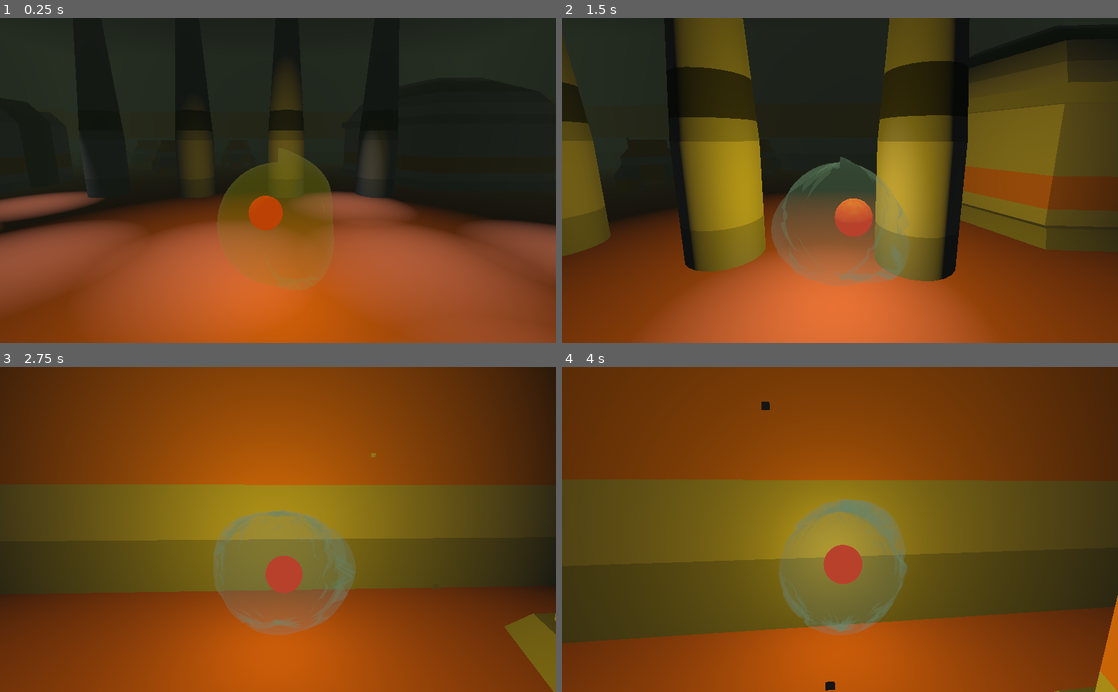
Above: before the commit, frames 1-4 (two rows, left to right).
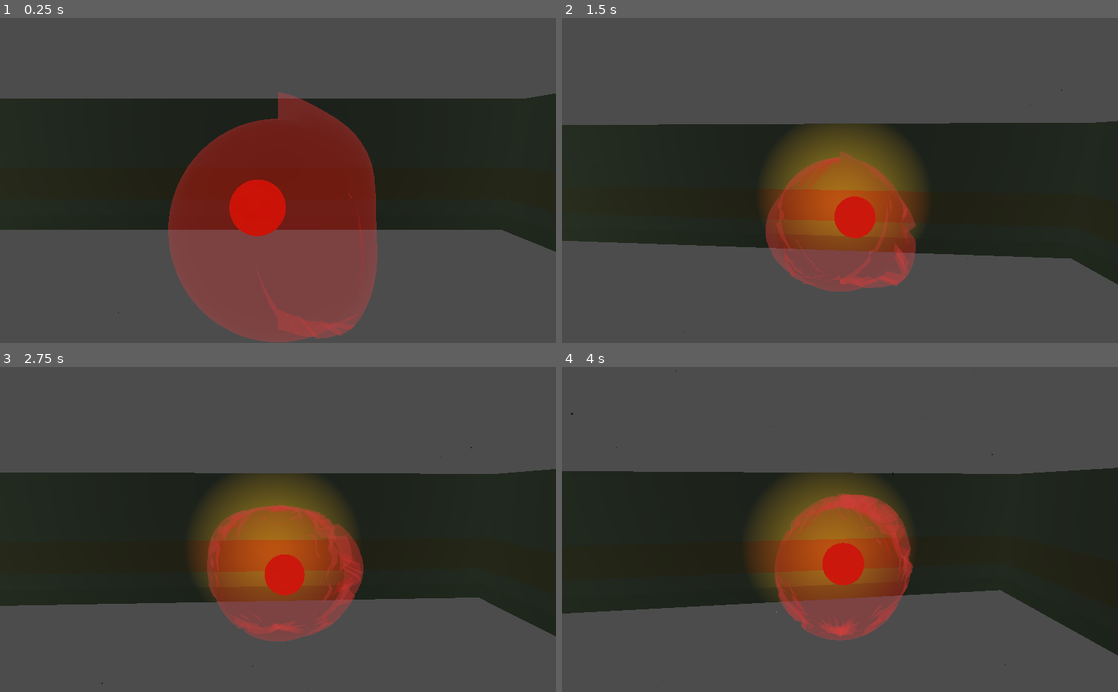
Above: after the commit, the same moments.

Repository: TheCubeOfFire/GGJ2022-Codename-OmeletteDuFromage
Game: Godot game, scene res://assets/level/level_1_tunnel.tscn
Same seed, same stepped clock (60 frames per second), same inputs: the game is played once before the commit and once after it. This scene is started directly instead of the project's main scene.
Inputs (mouse positions are in pixels of both pictures, inside the frame that each line leads up to):
- Up to frame 1 (0.25 s): no input
- Up to frame 2 (1.5 s): move the mouse to (867, 180) at 0.52 s; click (867, 180) at 0.6 s; move the mouse to (812, 180) at 1.27 s; click (812, 180) at 1.35 s
- Up to frame 3 (2.75 s): move the mouse to (289, 523) at 2.02 s; click (289, 523) at 2.1 s
- Up to frame 4 (4 s): move the mouse to (834, 536) at 2.77 s; click (834, 536) at 2.85 s; move the mouse to (878, 532) at 3.52 s; click (878, 532) at 3.6 s

The runs differ from the first frame. In frame 1, 74% of the frame differs, in the area x 0-100%, y 0-100%; in frame 2, 92%; in frame 3, 96%; in frame 4, 98%.
Error after the commit: Parse Error: Unique global class "HUD" already exists at path: res://Assets/ui/hud.gd (res://assets/ui/hud.gd:3)

Commit message:
updated level1 with walls

Diff:
--- a/assets/level/level_1_tunnel.tscn
+++ b/assets/level/level_1_tunnel.tscn
@@ -17,9 +17,9 @@
 [ext_resource path="res://assets/objects/light/flickering_light.gd" type="Script" id=15]
 [ext_resource path="res://assets/objects/light/flicker_light_1.tres" type="Curve" id=16]
 [ext_resource path="res://assets/music/Menu_project.wav" type="AudioStream" id=17]
-[ext_resource path="res://assets/game_mode/game_mode_main_menu.gd" type="Script" id=18]
-[ext_resource path="res://assets/player/player.tscn" type="PackedScene" id=19]
+[ext_resource path="res://assets/game_mode/game_mode_in_game.tscn" type="PackedScene" id=19]
 [ext_resource path="res://assets/objects/meshes/barrels.tscn" type="PackedScene" id=20]
+[ext_resource path="res://assets/objectives/end_level_trigger.tscn" type="PackedScene" id=21]
 
 [sub_resource type="SpatialMaterial" id=3]
 params_cull_mode = 2
@@ -36,9 +36,9 @@
 fog_depth_curve = 0.732043
 
 [node name="MainMenuRoot" type="Spatial"]
-script = ExtResource( 18 )
 
 [node name="props" type="Spatial" parent="."]
+visible = false
 
 [node name="alien" parent="props" instance=ExtResource( 5 )]
 transform = Transform( 0.937955, 0, 0.346756, 0, 1, 0, -0.346756, 0, 0.937955, -3.42298, 0, 2.08614 )
@@ -116,24 +116,9 @@
 
 [node name="building" type="Spatial" parent="."]
 
-[node name="corridor_wall5" parent="building" instance=ExtResource( 8 )]
-transform = Transform( 3, 0, 0, 0, 3.2, 0, 0, 0, 10.2, 5, 0, 0 )
-skeleton = NodePath("")
-
-[node name="corridor_wall6" parent="building" instance=ExtResource( 8 )]
-transform = Transform( 3, 0, 0, 0, 3.2, 0, 0, 0, 10.2, -5, 0, 0 )
-skeleton = NodePath("")
-
-[node name="corridor_wall7" parent="building" instance=ExtResource( 8 )]
-transform = Transform( -4.88762e-07, 0, -10.2, 0, 3.2, 0, 3, 0, -1.66179e-06, 0, 0, -5 )
-skeleton = NodePath("../..")
-
-[node name="corridor_wall8" parent="building" instance=ExtResource( 8 )]
-transform = Transform( -4.88762e-07, 0, -10.2, 0, 3.2, 0, 3, 0, -1.66179e-06, 0, 0, 5 )
-skeleton = NodePath("../..")
-
 [node name="roof2" parent="building" instance=ExtResource( 12 )]
 transform = Transform( 10, 0, 0, 0, 1, 0, 0, 0, 10, 0, 2.50463, 0 )
+visible = false
 
 [node name="lights" type="Spatial" parent="building/roof2"]
 transform = Transform( 0.1, 0, 0, 0, 1, 0, 0, 0, 0.1, 0, -2.50463, 0 )
@@ -350,6 +335,55 @@
 
 [node name="terrain2" parent="building" instance=ExtResource( 1 )]
 transform = Transform( 10, 0, 0, 0, 1, 0, 0, 0, 10, 0, 0, 0 )
+visible = false
+
+[node name="Section1" type="Spatial" parent="building"]
+
+[node name="corridor_wall5" parent="building/Section1" instance=ExtResource( 8 )]
+transform = Transform( 3, 0, 0, 0, 3.2, 0, 0, 0, 67.6483, 2.391, 0, -28.977 )
+skeleton = NodePath("")
+
+[node name="corridor_wall6" parent="building/Section1" instance=ExtResource( 8 )]
+transform = Transform( 3, 0, 0, 0, 3.2, 0, 0, 0, 72.3393, -2.391, 0, -31.318 )
+skeleton = NodePath("")
+
+[node name="corridor_wall7" parent="building/Section1" instance=ExtResource( 8 )]
+transform = Transform( -3.76261e-08, 0, 5.00199, 0, 3.2, 0, -3, 0, -7.62016e-07, 0, 0, 4.70449 )
+skeleton = NodePath("")
+
+[node name="Section2" type="Spatial" parent="building"]
+
+[node name="corridor_wall5" parent="building/Section2" instance=ExtResource( 8 )]
+transform = Transform( -1.31134e-07, 0, 63.4158, 0, 3.2, 0, -3, 0, -2.77199e-06, 33.941, 0, -62.956 )
+skeleton = NodePath("")
+
+[node name="corridor_wall6" parent="building/Section2" instance=ExtResource( 8 )]
+transform = Transform( -1.31134e-07, 0, 72.3393, 0, 3.2, 0, -3, 0, -3.16205e-06, 33.626, 0, -67.639 )
+skeleton = NodePath("")
+
+[node name="Section3" type="Spatial" parent="building"]
+
+[node name="corridor_wall6" parent="building/Section3" instance=ExtResource( 8 )]
+transform = Transform( 3, 0, 0, 0, 3.2, 0, 0, 0, 72.3393, 65.5, 0, -26.636 )
+skeleton = NodePath("")
+
+[node name="corridor_wall5" parent="building/Section3" instance=ExtResource( 8 )]
+transform = Transform( 3, 0, 0, 0, 3.2, 0, 0, 0, 67.6483, 69.946, 0, -33.965 )
+skeleton = NodePath("")
+
+[node name="Section4" type="Spatial" parent="building"]
+
+[node name="corridor_wall7" parent="building/Section4" instance=ExtResource( 8 )]
+transform = Transform( 2.02255, 0, 48.1197, 0, 3.051, 0, -2.02255, 0, 48.1197, 89.511, 0, 33.494 )
+skeleton = NodePath("")
+
+[node name="corridor_wall8" parent="building/Section4" instance=ExtResource( 8 )]
+transform = Transform( 2.12132, 0, 51.1516, 0, 3.2, 0, -2.12132, 0, 51.1516, 95.478, 0, 25.33 )
+skeleton = NodePath("")
+
+[node name="corridor_wall9" parent="building/Section4" instance=ExtResource( 8 )]
+transform = Transform( 2.08028, 0, -7.40422, 0, 3.2, 0, 2.16158, 0, 7.12574, 116.652, 0, 53.5222 )
+skeleton = NodePath("")
 
 [node name="particle_dust" type="CPUParticles" parent="."]
 transform = Transform( 1, 0, 0, 0, 1, 0, 0, 0, 1, 0, 0.0245711, 0 )
@@ -375,5 +409,12 @@
 stream = ExtResource( 17 )
 autoplay = true
 
-[node name="Player" parent="." instance=ExtResource( 19 )]
-transform = Transform( 0.2, 0, 0, 0, 0.2, 0, 0, 0, 0.2, 0.3302, 0.335041, 0.389998 )
+[node name="GameModeInGame" parent="." instance=ExtResource( 19 )]
+player_start_path = NodePath("Start")
+end_level_path = NodePath("EndLevelTrigger")
+
+[node name="Start" type="Spatial" parent="GameModeInGame"]
+transform = Transform( 0, 0, -1, 0, 1, 0, 1, 0, 0, 0, 0, 0 )
+
+[node name="EndLevelTrigger" parent="GameModeInGame" instance=ExtResource( 21 )]
+transform = Transform( 1.49053, 0, 1.4602, 0, 1, 0, -1.4602, 0, 1.49053, 114.834, 0.330399, 52.0619 )
